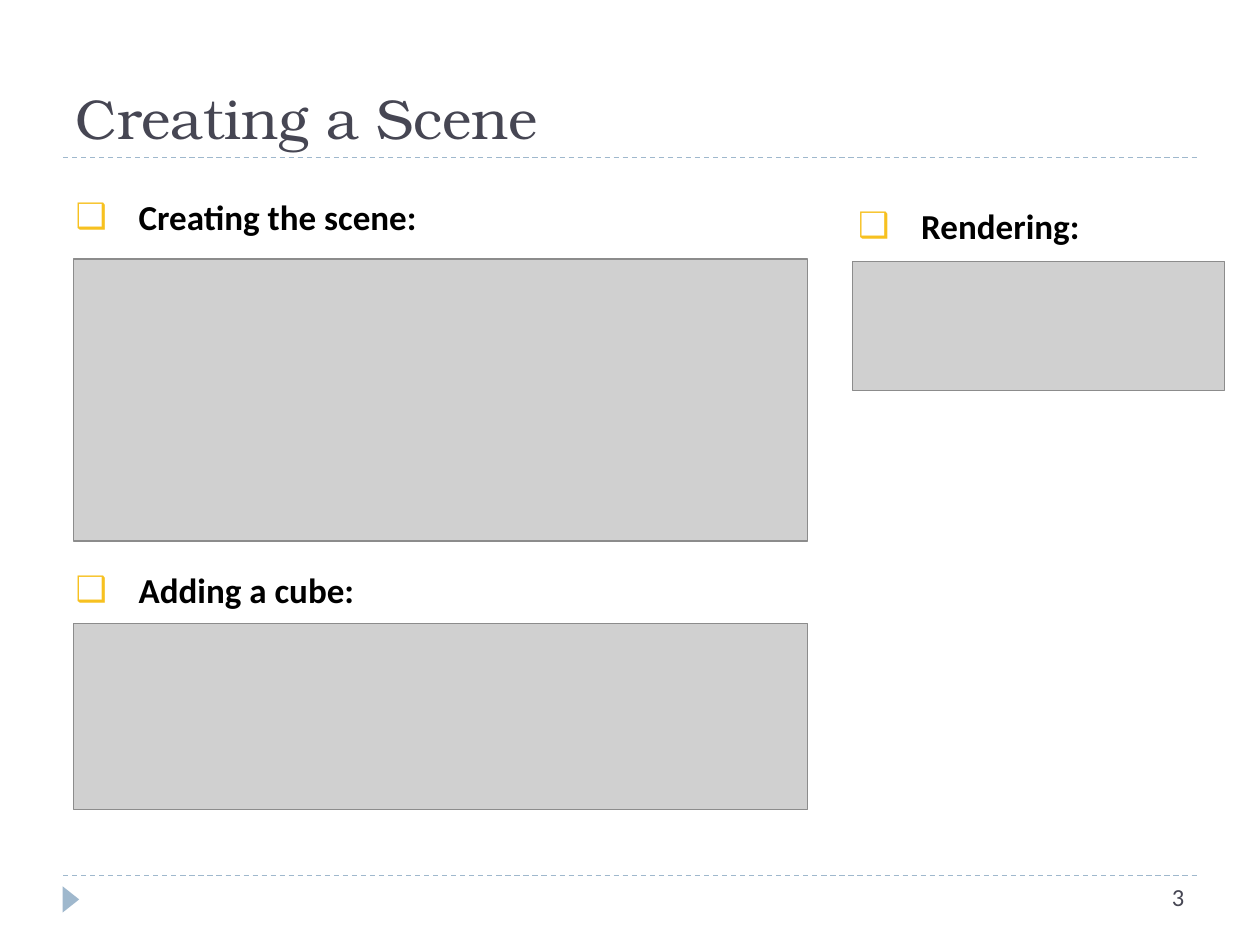
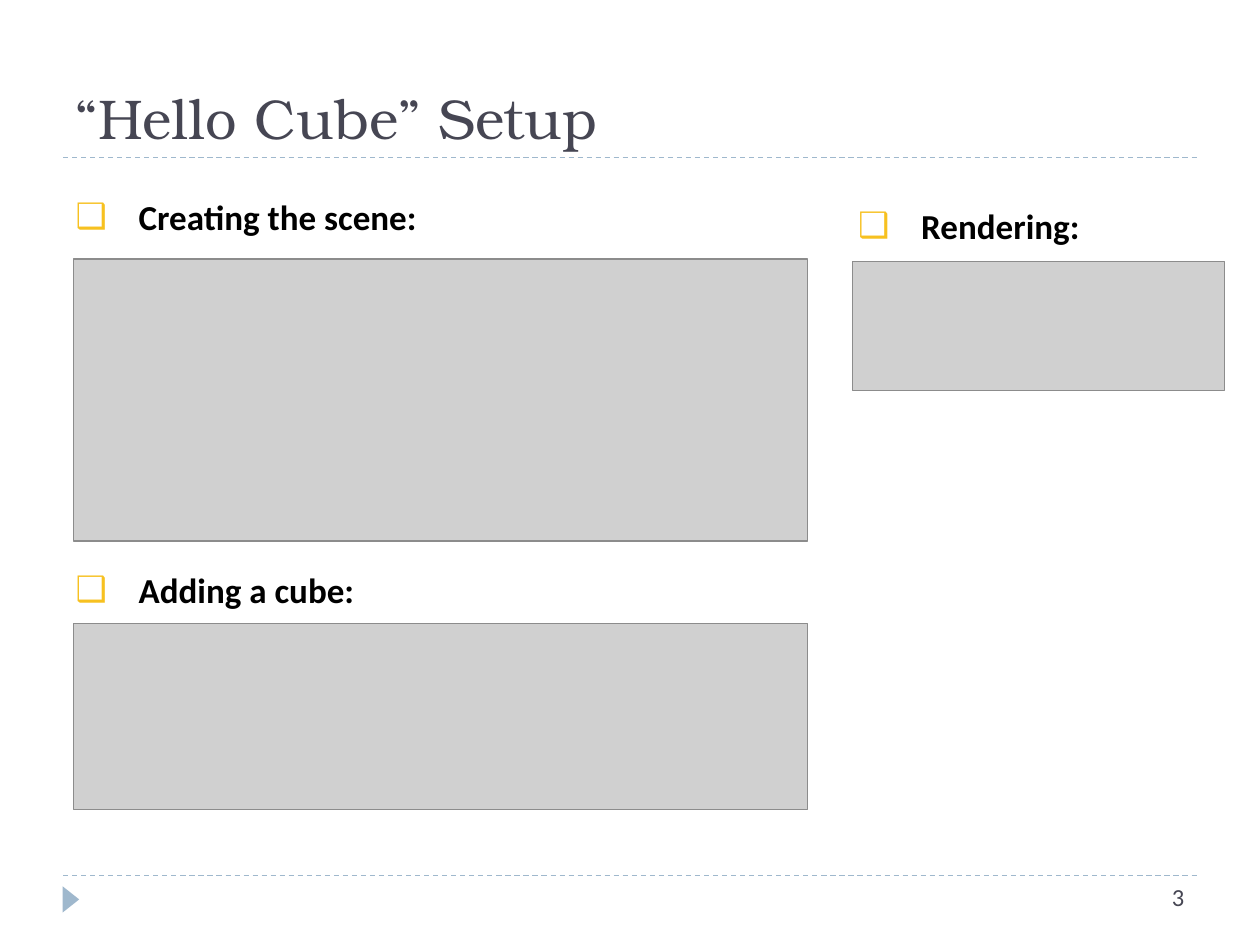
Before and after one commit to nmk-k66-uet/ThreeJS-Practice, a slide deck: slide 7 of Slides/Lec1 - Scene & Primitives.pptx (slide 6 before the commit). Drawn at 1260x945 pixels with LibreOffice and Linux fonts; fonts in the diff are those of the drawing; grey boxes stand for pictures. Boxes give left, top, right and bottom in pixels: in the first picture for what was removed or moved away, otherwise in the second. Text is boxed around its words. In the diff, an @@ line names an element or a change of style, - is before the commit and + after.

```diff
--- a/Slides/Lec1 - Scene & Primitives.pptx
+++ b/Slides/Lec1 - Scene & Primitives.pptx
@@ title at (76, 99, 598, 152): text changed @@
-Creating a Scene
+“Hello Cube” Setup
```
Also in this commit, not shown: 3 other slides changed.
